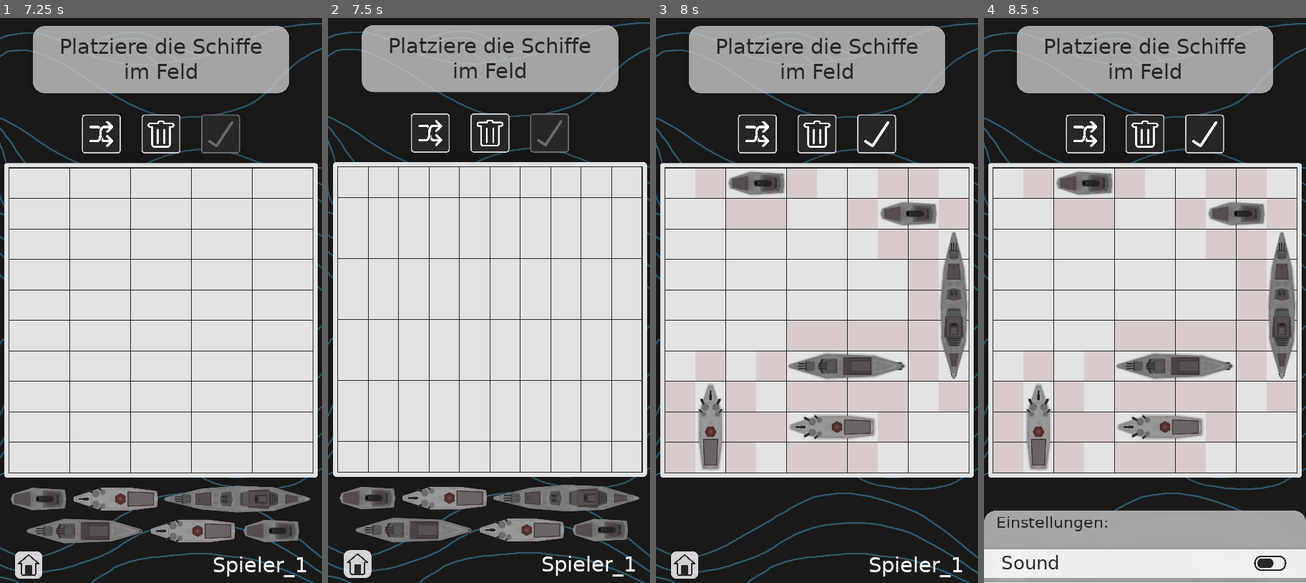
Above: before the commit, frames 1-4 (left to right).
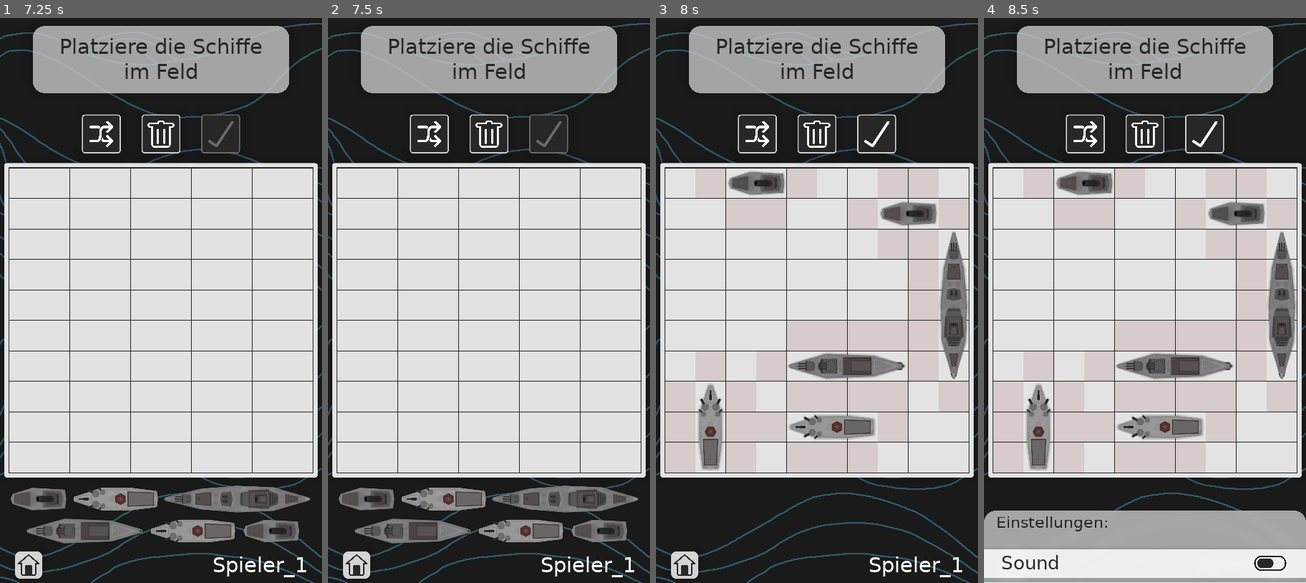
Above: after the commit, the same moments.

Repository: Asf-i/Schiffeversenken
Game: Godot game, scene res://Szenen/Haupt.tscn
Same seed, same stepped clock (60 frames per second), same inputs: the game is played once before the commit and once after it. This scene is started directly instead of the project's main scene.
Inputs (mouse positions are in pixels of both pictures, inside the frame that each line leads up to):
- Up to frame 1 (7.25 s): click (25, 181) at 0.52 s; tap Enter (ui_accept) at 1.25, 1.52, 2, 3.5, 4.25, 4.52, 5, 6.5 s; move the mouse to (231, 266) at 1.27 s; hold Right (ui_right) 1.28-2 s; click (231, 266) at 1.42 s; drag from (96, 323) to (25, 181) at 2.02 s; move the mouse to (193, 170) at 2.77 s; hold Right (ui_right) 2.78-3.5 s; drag from (144, 413) to (54, 181) at 3.52 s; move the mouse to (257, 379) at 4.27 s; hold Left (ui_left) 4.28-5 s; drag from (64, 210) to (177, 181) at 5.02 s; move the mouse to (177, 294) at 5.77 s; hold Down (ui_down) 5.78-6.5 s; click (177, 294) at 5.92 s; drag from (112, 153) to (206, 181) at 6.52 s
- Up to frame 2 (7.5 s): move the mouse to (559, 266) at 7.27 s; hold Up (ui_up) from 7.28 s (still down)
- Up to frame 3 (8 s): keep holding Up (ui_up); tap Enter (ui_accept) at 7.52 s
- Up to frame 4 (8.5 s): release Up (ui_up) at 8 s; drag from (1080, 323) to (1128, 181) at 8.02 s

Frame 1 is identical in both runs. In frame 2, 10% of the frame differs, in the area x 0-100%, y 0-100%; in frame 3, less than 0.1%; in frame 4, nothing differs.

Commit message:
Fix Bug, Mehrmals gewinnercheck auf einmal

Diff:
--- a/Skripte/Feld.gd
+++ b/Skripte/Feld.gd
@@ -59,7 +59,6 @@
 		if Autoload.savegame_data.vibration:
 			Input.vibrate_handheld(50)
 		$"/root/Welt".vollschiffcheck(check_schiffli_name, name)
-		yield(get_tree().create_timer(0.5), "timeout")
 		$"/root/Welt".gewinnercheck()
 	else:
 		eigene_spieler_beschossene[name] = false
--- a/Skripte/Felder.gd
+++ b/Skripte/Felder.gd
@@ -1,7 +1,7 @@
 extends Control
 
 const FELD = preload("res://Szenen/Feld.tscn")
-export var separation_faktor : int = 41
+export var separation_faktor : int = 2
 
 var nahfeld
 var zahl : int
--- a/Skripte/Haupt.gd
+++ b/Skripte/Haupt.gd
@@ -48,7 +48,7 @@
 
 func _input(event):
 	if Input.is_action_just_pressed("ui_up"):
-		$Camera2D._screen_shake(1, 5)
+		$Gewonnen/Gewinner1/GewinnerFelder1.visible = false
 
 	yield(get_tree().create_timer(0.01), "timeout")
 	if event is InputEventScreenTouch && event.is_pressed() && unselectbar && spielphase == 1:
@@ -299,6 +299,7 @@
 		$Gewonnen/Gewinner1/GewinnerFelder1.felder_platzieren()
 		$Gewonnen/Gewinner2/GewinnerFelder2.felder_platzieren()
 		if spieler1_punkte == 19:
+			yield(get_tree().create_timer(0.5), "timeout")
 			$Gewonnen/Label.set_text(Autoload.savegame_data.sp1name)
 			$Gewonnen/Label3.set_text(Autoload.savegame_data.sp2name + ":")
 			$Gewonnen/Gewinner1/GewinnerFelder1.felder_laden(false)
@@ -313,6 +314,7 @@
 			for schiff in s2_aufgedeckte_schiffe.size():
 				get_node("Gewonnen/Gewinner1/GewinnerSchiffe1/" + s2_aufgedeckte_schiffe[schiff]).modulate = Color(1, 0, 1)
 		elif spieler2_punkte == 19:
+			yield(get_tree().create_timer(0.5), "timeout")
 			$Gewonnen/Label.set_text(Autoload.savegame_data.sp2name)
 			$Gewonnen/Label3.set_text(Autoload.savegame_data.sp1name + ":")
 			$Gewonnen/Gewinner1/GewinnerFelder1.felder_laden(true)
--- a/Skripte/HauptComputer.gd
+++ b/Skripte/HauptComputer.gd
@@ -270,6 +270,7 @@
 
 func gewinnercheck():
 	if spieler1_punkte == 19 or spieler2_punkte == 19:
+		yield(get_tree().create_timer(0.5), "timeout")
 		spieler2_ist_dran = false
 		if spieler1_punkte == 19:
 			$Gewonnen/Label.set_text("Spiel gewonnen!")
--- a/Skripte/HauptOnline.gd
+++ b/Skripte/HauptOnline.gd
@@ -296,6 +296,7 @@
 
 func gewinnercheck(peimel : bool = true): #peimel ist da, dass, wenn man will, das unten auch ausgeführt wird, wenn die punkte nicht erreicht sind
 	if spieler1_punkte == 19 or spieler2_punkte == 19:
+		yield(get_tree().create_timer(0.5), "timeout")
 		$Gewonnen/Label.set_text("Spiel gewonnen!")
 		spielphase = 3
 		$Gewonnen/Tween.interpolate_property($Gewonnen, "rect_position:y", $Gewonnen.rect_position.y, 0, 0.2, Tween.TRANS_LINEAR, Tween.EASE_IN_OUT)
--- a/Szenen/Start.tscn
+++ b/Szenen/Start.tscn
@@ -415,10 +415,14 @@
 
 [node name="NachLinks" type="TextureButton" parent="."]
 modulate = Color( 0.796078, 0.796078, 0.796078, 0.788235 )
-margin_left = 192.0
-margin_top = 1259.0
-margin_right = 304.0
-margin_bottom = 1565.0
+anchor_left = 0.5
+anchor_top = 1.0
+anchor_right = 0.5
+anchor_bottom = 1.0
+margin_left = -348.0
+margin_top = -661.0
+margin_right = -236.0
+margin_bottom = -355.0
 rect_rotation = 180.0
 rect_scale = Vector2( 0.7, 0.7 )
 texture_normal = ExtResource( 9 )
@@ -428,10 +432,14 @@
 
 [node name="NachRechts" type="TextureButton" parent="."]
 modulate = Color( 0.796078, 0.796078, 0.796078, 0.788235 )
-margin_left = 896.0
-margin_top = 1048.0
-margin_right = 1008.0
-margin_bottom = 1354.0
+anchor_left = 0.5
+anchor_top = 1.0
+anchor_right = 0.5
+anchor_bottom = 1.0
+margin_left = 356.0
+margin_top = -872.0
+margin_right = 468.0
+margin_bottom = -566.0
 rect_scale = Vector2( 0.7, 0.7 )
 texture_normal = ExtResource( 9 )
 __meta__ = {
